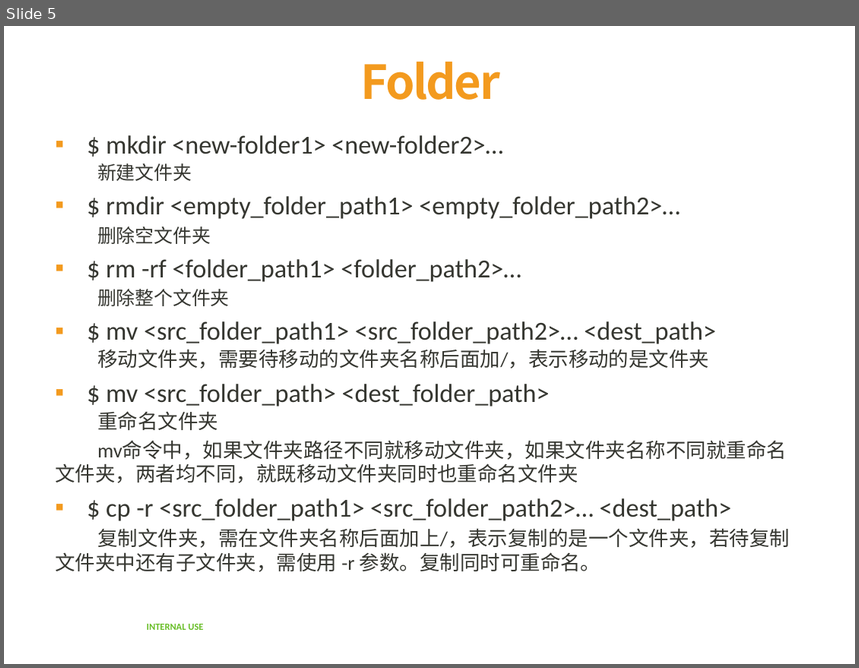
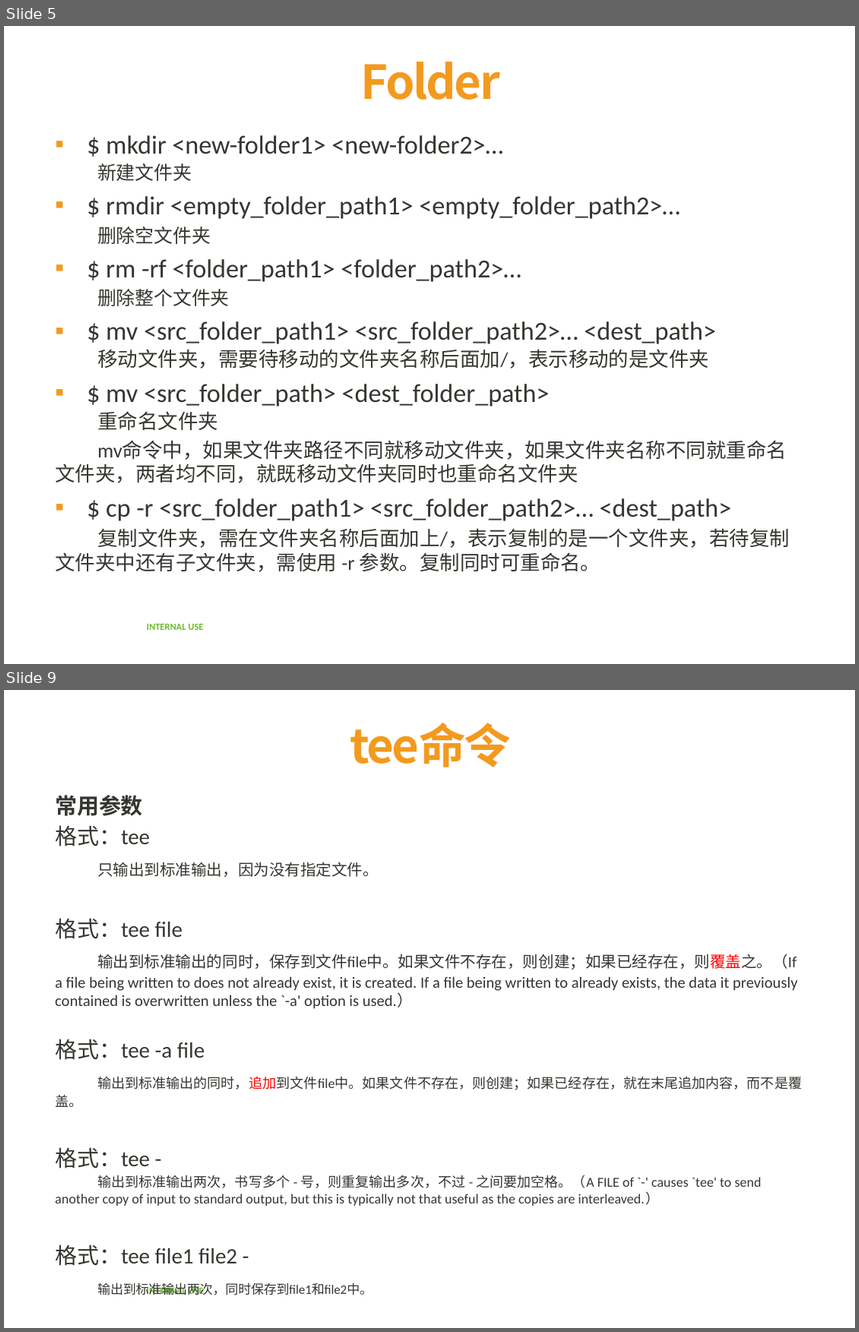
Before and after one commit to yalong0424/learning_summary, a slide deck: linux/linux_cmd.pptx. Shown one above the other, each under a label of ours: slide 5 before the commit, slides 5 and 9 after it; the slides between them are not shown. The pictures are 859x668 and 859x1332 pixels, drawn with LibreOffice and Linux fonts; fonts in the diff are those of the drawing; background and template pictures are left out. Boxes give left, top, right and bottom in pixels: in the first picture for what was removed or moved away, otherwise in the second. Text is boxed around its words. In the diff, an @@ line names an element or a change of style, - is before the commit and + after.

Commit message:
add new cmd

```diff
--- a/linux/linux_cmd.pptx
+++ b/linux/linux_cmd.pptx
@@ slide 9 added at bbox=[4, 690, 855, 1328], background #FFFFFF; not listed: 1 template element that a slide beside it also shows @@
@@ title added at bbox=[350, 723, 512, 768], 39.6 pt, text #F39A1E, bold @@
+tee命令
@@ text added at bbox=[55, 795, 802, 1266], 13.2 pt, text #353630 @@
+常用参数
+格式：tee
+只输出到标准输出，因为没有指定文件。
+格式：tee file
+输出到标准输出的同时，保存到文件file中。如果文件不存在，则创建；如果已经存在，则覆盖之。（If a file being written to does not already exist, it is created. If a file being written to already exists, the data it previously
+contained is overwritten unless the `-a' option is used.）
+格式：tee -a file
+输出到标准输出的同时，追加到文件file中。如果文件不存在，则创建；如果已经存在，就在末尾追加内容，而不是覆盖。
+格式：tee -
+输出到标准输出两次，书写多个 - 号，则重复输出多次，不过 - 之间要加空格。（A FILE of `-' causes `tee' to send another copy of input to standard output, but this is typically not that useful as the copies are interleaved.）
+格式：tee file1 file2 -
+输出到标准输出两次，同时保存到file1和file2中。
```
Also in this commit, not shown: 6 other slides added, 4 slides removed.
